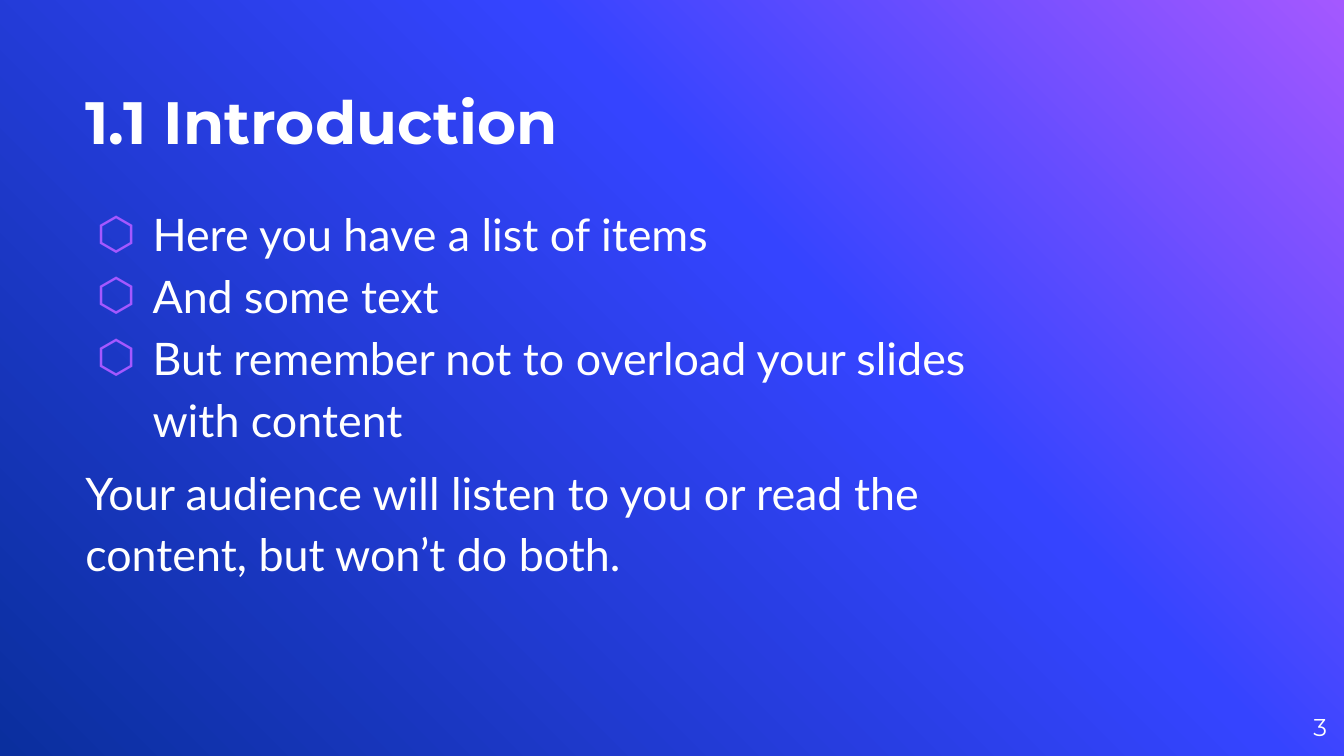
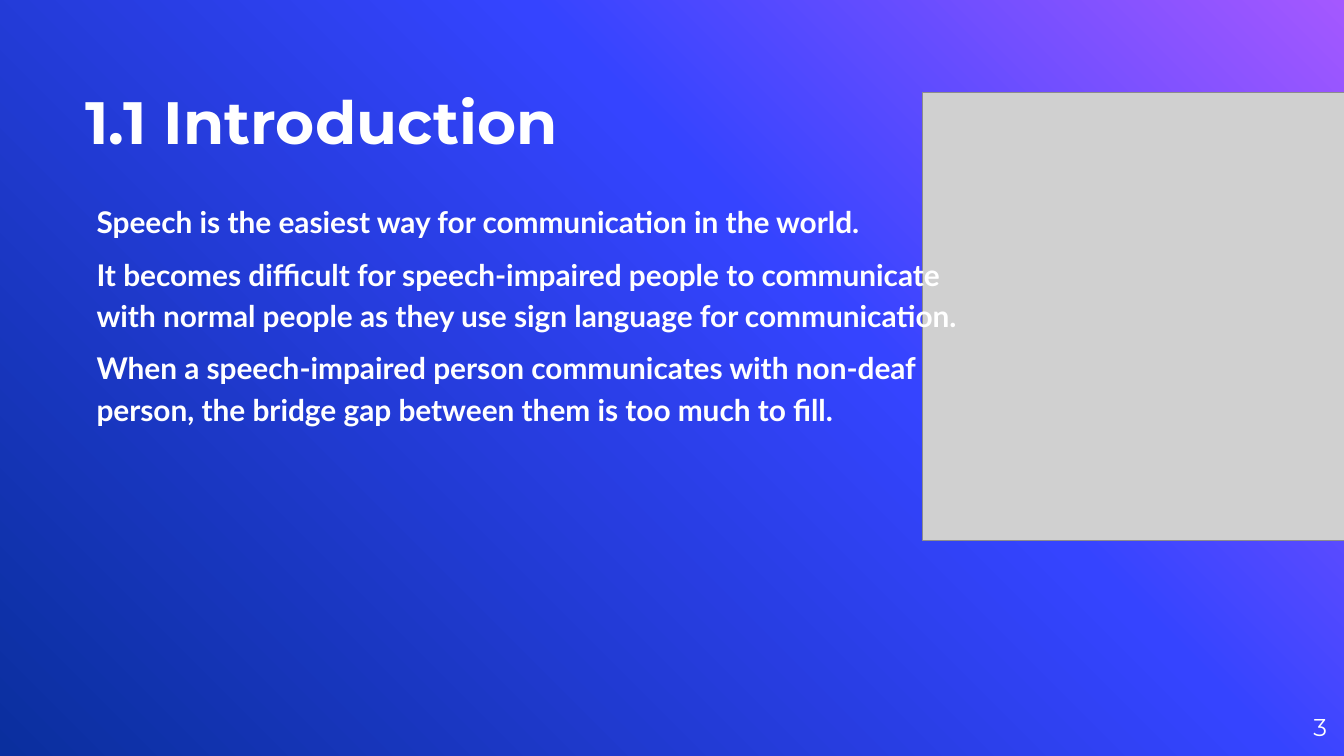
Before and after one commit to andrea-grandi/iot_project, a slide deck: slide 3 of presentation/presentation.pptx. Drawn at 1344x756 pixels with LibreOffice and Linux fonts; fonts in the diff are those of the drawing; grey boxes stand for pictures; background and template pictures are left out. Boxes give left, top, right and bottom in pixels: in the first picture for what was removed or moved away, otherwise in the second. Text is boxed around its words. In the diff, an @@ line names an element or a change of style, - is before the commit and + after.

```diff
--- a/presentation/presentation.pptx
+++ b/presentation/presentation.pptx
@@ picture added at (922, 93, 1344, 540) @@
@@ text at (97, 211, 957, 427): text changed; size 24 to 16 pt; bold on @@
-⬡ Here you have a list of items
-⬡ And some text
-⬡ But remember not to overload your slides with content
-Your audience will listen to you or read the content, but won’t do both.
+Speech is the easiest way for communication in the world.
+It becomes difficult for speech-impaired people to communicate with normal people as they use sign language for communication.
+When a speech-impaired person communicates with non-deaf person, the bridge gap between them is too much to fill.
```
Also in this commit, not shown: 5 other slides changed, 3 slides added, 4 slides removed, 2 other files.
